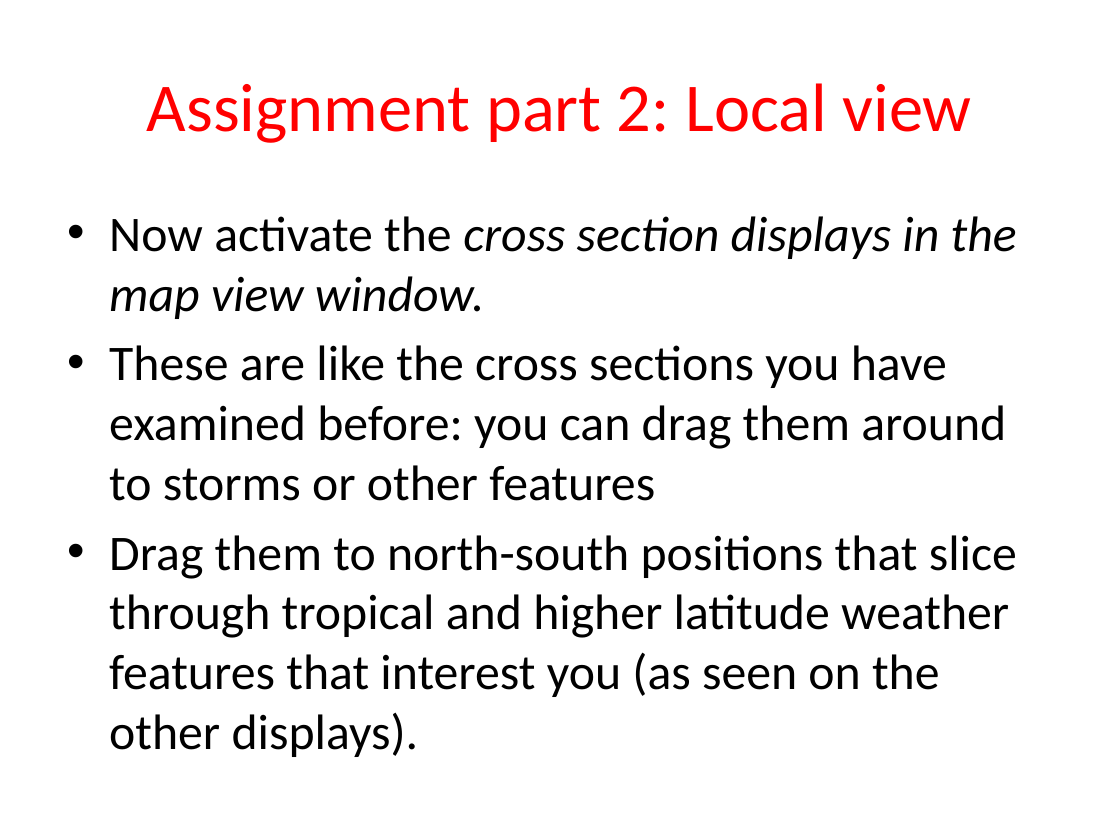
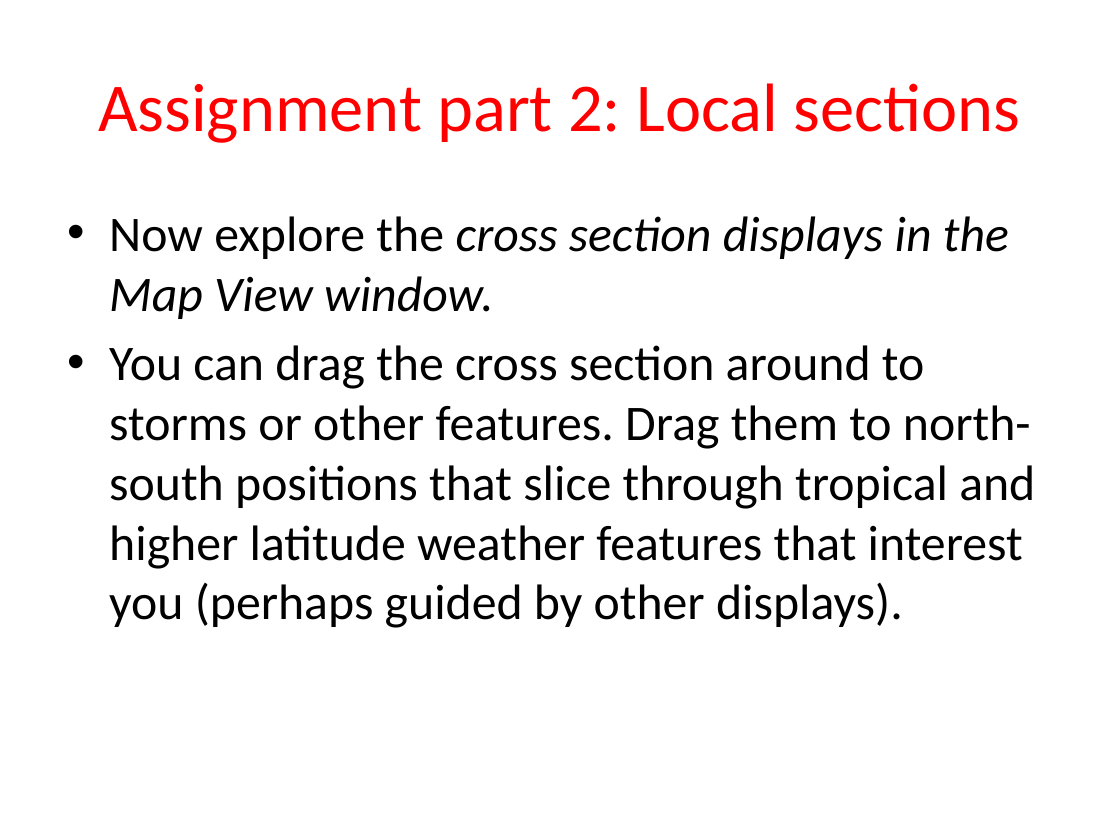
Before and after one commit to weiming9115/ATM651_IntroAtmDynamics, a slide deck: slide 12 of Unit2-WHch7/PV_budget_heatingrates_spinupconcept.pptx (slide 14 before the commit). Drawn at 1120x840 pixels with LibreOffice and Linux fonts; fonts in the diff are those of the drawing. Boxes give left, top, right and bottom in pixels: in the first picture for what was removed or moved away, otherwise in the second. Text is boxed around its words. In the diff, an @@ line names an element or a change of style, - is before the commit and + after.

Commit message:
updated assignment ppt

```diff
--- a/Unit2-WHch7/PV_budget_heatingrates_spinupconcept.pptx
+++ b/Unit2-WHch7/PV_budget_heatingrates_spinupconcept.pptx
@@ title at bbox=[98, 83, 1021, 143]: text changed @@
-Assignment part 2: Local view
+Assignment part 2: Local sections
@@ text at bbox=[109, 216, 1035, 628]: text changed @@
-• Now activate the cross section displays in the map view window.
-• These are like the cross sections you have examined before: you can drag them around to storms or other features
-• Drag them to north-south positions that slice through tropical and higher latitude weather features that interest you (as seen on the other displays).
+• Now explore the cross section displays in the Map View window.
+• You can drag the cross section around to storms or other features. Drag them to north-south positions that slice through tropical and higher latitude weather features that interest you (perhaps guided by other displays).
```
Also in this commit, not shown: 9 other slides changed, 9 slides added, 4 slides removed.
